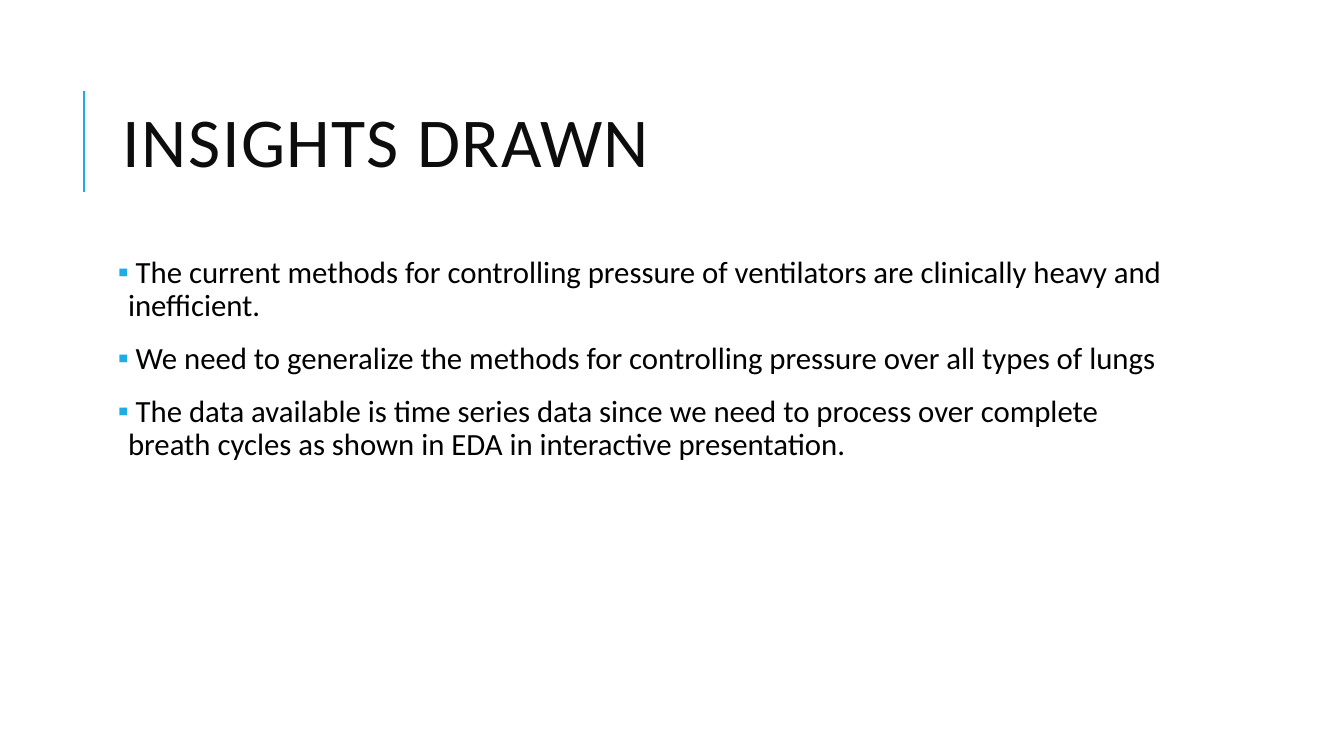
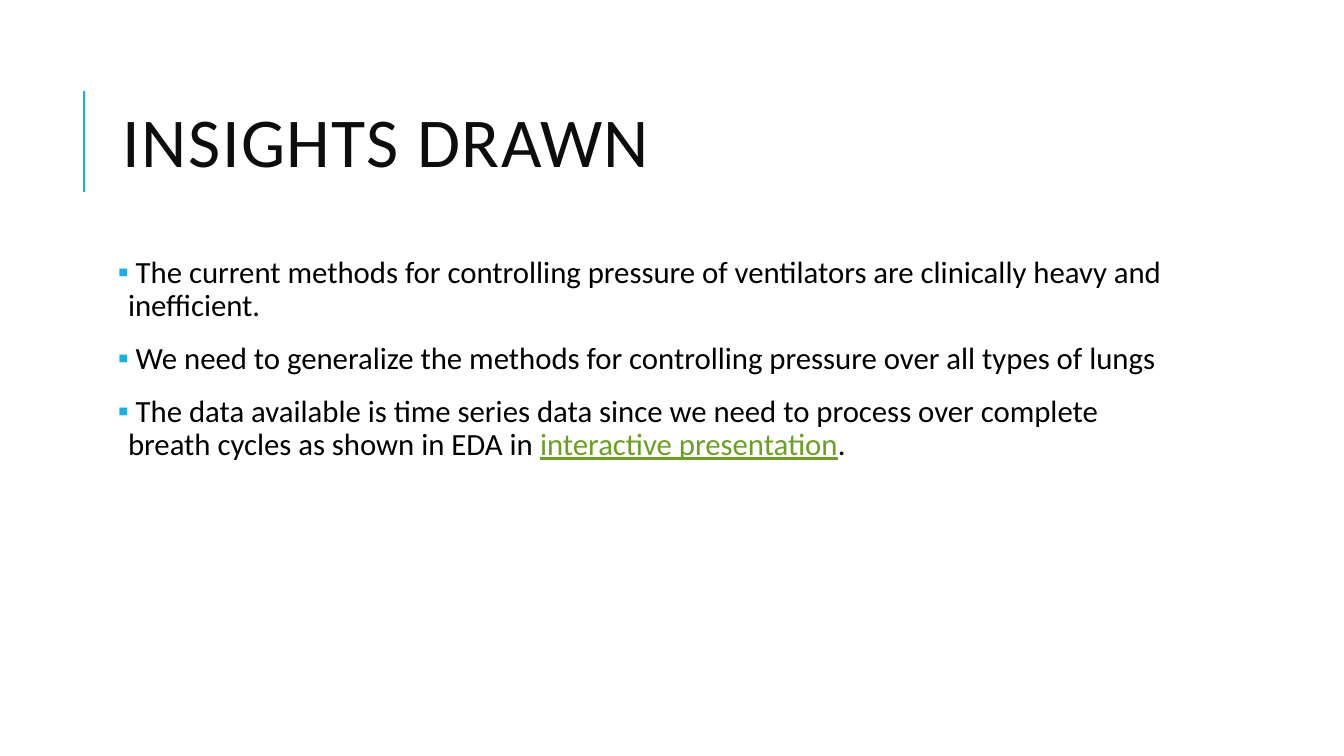
Before and after one commit to hmmmanshu/Ventilator-Pressure-Prediction, a slide deck: slide 8 of Presentation.ppsx (slide 6 before the commit). Drawn at 1344x756 pixels with LibreOffice and Linux fonts; fonts in the diff are those of the drawing. Boxes give left, top, right and bottom in pixels: in the first picture for what was removed or moved away, otherwise in the second. Text is boxed around its words. In the diff, an @@ line names an element or a change of style, - is before the commit and + after.

```diff
--- a/Presentation.ppsx
+++ b/Presentation.ppsx
@@ text at (x1=128, y1=400, x2=1098, y2=460): text colour #000000 to #6B9F25, underline on in "interactive presentation." @@
```
Also in this commit, not shown: 5 other slides changed, 2 slides added.
